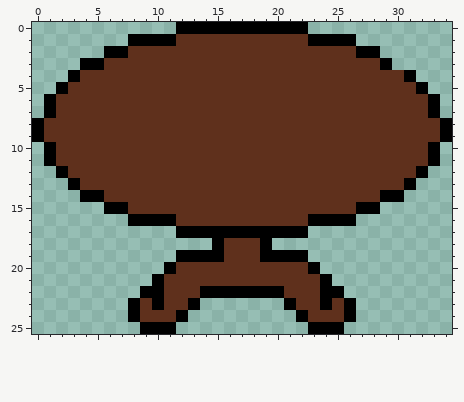
File history of a pixel-art sprite, cozy_winter_jam_2025/resources/tile/table.png. The picture above is the old version.
The file is 35x26 pixels.
After:
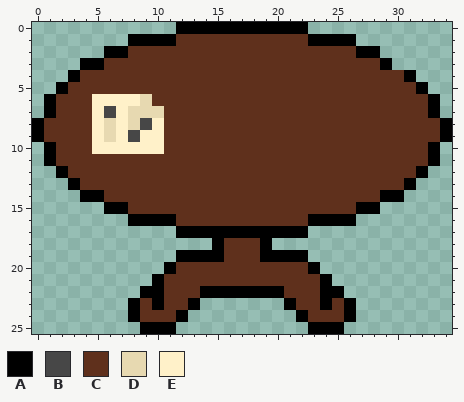
Palette (. is transparent): A #000000  B #474747  C #5f301c  D #e7d9b1  E #fff1c9
Difference:
y 6: x 5..9 CCCCC -> EEEED
y 7: x 5..10 CCCCCC -> EBEDDD
y 8: x 5..10 CCCCCC -> EDEDBE
y 9: x 5..10 CCCCCC -> EDEBEE
y 10: x 5..10 CCCCCC -> EEEEEE
